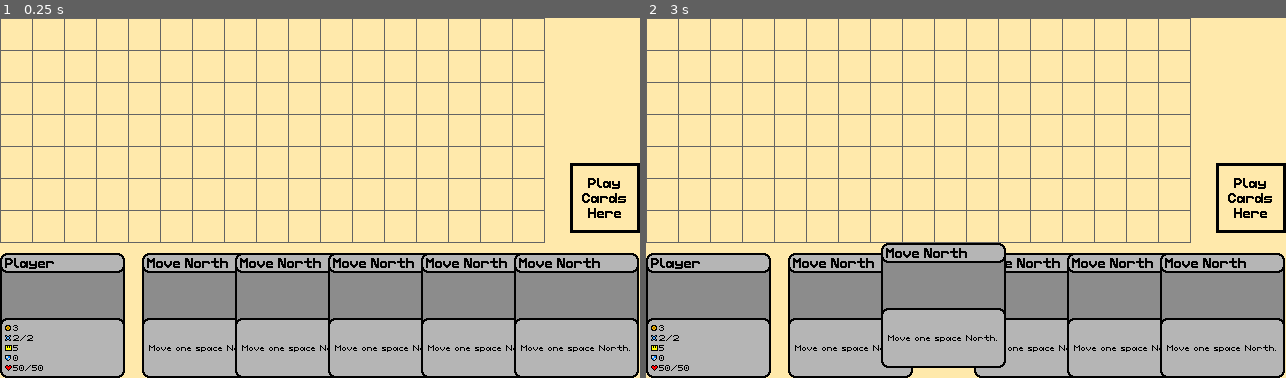
Above: before the commit, frames 1-2 (left to right).
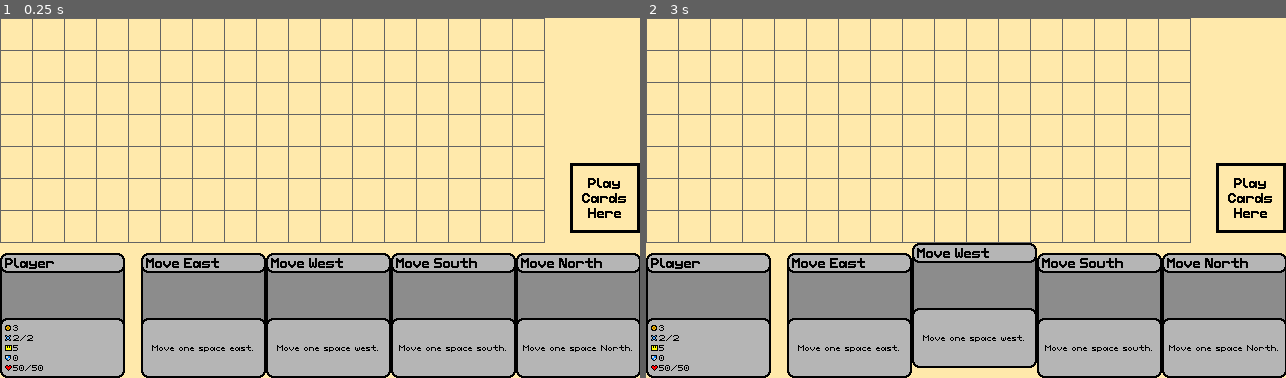
Above: after the commit, the same moments.

Repository: CattacoCattaco/Card-Based-Survival
Game: Godot game, scene res://game_scene/map/map.tscn
Same seed, same stepped clock (60 frames per second), same inputs: the game is played once before the commit and once after it.
Inputs (mouse positions are in pixels of both pictures, inside the frame that each line leads up to):
- Up to frame 1 (0.25 s): no input
- Up to frame 2 (3 s): tap Enter at 0.5, 2 s; move the mouse to (1106, 180) at 0.52 s; tap Space at 1.25, 2.75 s; move the mouse to (838, 216) at 1.27 s; move the mouse to (1030, 118) at 2.02 s; move the mouse to (934, 270) at 2.77 s

The runs differ from the first frame. In frame 1, 2.4% of the frame differs, in the area x 22-100%, y 65-100%; in frame 2, 3.5%, in the area x 22-100%, y 62-100%.

Commit message:
Create PlayerDeckManager
• Created a class which keeps track of the used and unused cards in the player's deck to figure out what to draw.

Diff:
--- a/card/action_card/action_card.gd
+++ b/card/action_card/action_card.gd
@@ -4,7 +4,7 @@
 const CARD_SCENE: PackedScene = preload("res://card/action_card/action_card.tscn")
 
 @export var effect_label: Label
-@export var position_offset_control: Control
+@export var position_offset_control: ActionCardPositionOffset
 
 var is_dragging: bool
 
@@ -51,6 +51,7 @@
 
 func play() -> void:
 	hand.cards.erase(self)
+	hand.deck_manager.used_cards.append(data)
 
 	hand.draw_cards(1)
 
--- a/card/action_card/action_card.tscn
+++ b/card/action_card/action_card.tscn
@@ -7,6 +7,7 @@
 [ext_resource type="Script" uid="uid://crwjv2nkyqlr1" path="res://card/action_card/position_offset.gd" id="3_olg7m"]
 [ext_resource type="Theme" uid="uid://c32yt3yx6glwi" path="res://card/text_normal.tres" id="4_olg7m"]
 [ext_resource type="Texture2D" uid="uid://dugl8dm6yjr6p" path="res://card/card_highlight.png" id="6_mm3vo"]
+[ext_resource type="Texture2D" uid="uid://dmqapvxh6u4jq" path="res://card/art_box_empty.png" id="7_7vgws"]
 
 [node name="ActionCard" type="Control" node_paths=PackedStringArray("effect_label", "position_offset_control", "name_label", "highlight_sprite")]
 custom_minimum_size = Vector2(125, 125)
@@ -39,6 +40,11 @@
 text = "Health Potion"
 metadata/_edit_use_anchors_ = true
 
+[node name="ArtBox" type="Sprite2D" parent="PositionOffset/CardFrame"]
+position = Vector2(2, 20)
+texture = ExtResource("7_7vgws")
+centered = false
+
 [node name="EffectLabel" type="Label" parent="PositionOffset/CardFrame"]
 offset_left = 4.0
 offset_top = 70.0
--- a/card/action_card/position_offset.gd
+++ b/card/action_card/position_offset.gd
@@ -1,4 +1,4 @@
-class_name PositionOffset
+class_name ActionCardPositionOffset
 extends Control
 
 @export var action_card: ActionCard
@@ -13,7 +13,7 @@
 	set_drag_preview(preview)
 	action_card.hand.play_zone.drag_preview = preview
 
-	hide()
+	action_card.hide()
 	action_card.is_dragging = true
 
 	action_card.hand.play_zone.drag_hapenning = true
--- a/card/character_card/character_card.gd
+++ b/card/character_card/character_card.gd
@@ -7,7 +7,8 @@
 @export var energy_label: Label
 @export var money_label: Label
 
-@export var deck: Array[ActionData]
+@export var fight_deck: Array[ActionData]
+@export var movement_deck: Array[ActionData]
 
 var current_health: int
 var current_energy: int
--- a/card/character_card/character_card.tscn
+++ b/card/character_card/character_card.tscn
@@ -1,13 +1,20 @@
-[gd_scene load_steps=10 format=3 uid="uid://b6ewh37v0u6s7"]
+[gd_scene load_steps=17 format=3 uid="uid://b6ewh37v0u6s7"]
 
 [ext_resource type="Script" uid="uid://dhorba14jydwy" path="res://card/character_card/character_card.gd" id="1_0c0xn"]
 [ext_resource type="Texture2D" uid="uid://dn7hp3txwq57o" path="res://card/card_frame.png" id="1_kteoe"]
 [ext_resource type="Theme" uid="uid://b21v52k644p3t" path="res://card/text_bold.tres" id="2_0c0xn"]
+[ext_resource type="Script" uid="uid://cskm55n57jk26" path="res://card_data/action_data/action_data.gd" id="2_0xq84"]
 [ext_resource type="Resource" uid="uid://cc4712hvchri" path="res://card_data/character_data/player.tres" id="2_t6p7o"]
+[ext_resource type="Resource" uid="uid://bjlyo131duohk" path="res://card_data/action_data/punch.tres" id="3_oufd5"]
 [ext_resource type="Theme" uid="uid://c32yt3yx6glwi" path="res://card/text_normal.tres" id="3_t6p7o"]
+[ext_resource type="Resource" uid="uid://cnwrqvqybg5ar" path="res://card_data/action_data/move_north.tres" id="4_pabbr"]
+[ext_resource type="Resource" uid="uid://cigifp8q57epv" path="res://card_data/action_data/move_east.tres" id="5_g5htm"]
 [ext_resource type="Texture2D" uid="uid://y4251yxmobyu" path="res://card/character_card/stats.png" id="5_hoxil"]
 [ext_resource type="Shader" uid="uid://dtfhal85e77hv" path="res://card/color_swap.gdshader" id="6_5dsc1"]
+[ext_resource type="Resource" uid="uid://k6v3jfk17w1d" path="res://card_data/action_data/move_south.tres" id="6_f83ag"]
+[ext_resource type="Resource" uid="uid://bmm14iddl7i1p" path="res://card_data/action_data/move_west.tres" id="7_uyitp"]
 [ext_resource type="Texture2D" uid="uid://dugl8dm6yjr6p" path="res://card/card_highlight.png" id="8_cn0fn"]
+[ext_resource type="Texture2D" uid="uid://dmqapvxh6u4jq" path="res://card/art_box_empty.png" id="8_kteoe"]
 
 [sub_resource type="ShaderMaterial" id="ShaderMaterial_tik55"]
 shader = ExtResource("6_5dsc1")
@@ -24,6 +31,8 @@
 strength_label = NodePath("CardFrame/Stats/StrengthLabel")
 energy_label = NodePath("CardFrame/Stats/EnergyLabel")
 money_label = NodePath("CardFrame/Stats/MoneyLabel")
+fight_deck = Array[ExtResource("2_0xq84")]([ExtResource("3_oufd5"), ExtResource("3_oufd5"), ExtResource("3_oufd5"), ExtResource("3_oufd5"), ExtResource("3_oufd5"), ExtResource("3_oufd5")])
+movement_deck = Array[ExtResource("2_0xq84")]([ExtResource("4_pabbr"), ExtResource("5_g5htm"), ExtResource("6_f83ag"), ExtResource("7_uyitp")])
 name_label = NodePath("CardFrame/NameLabel")
 highlight_sprite = NodePath("CardHighlight")
 data = ExtResource("2_t6p7o")
@@ -39,6 +48,11 @@
 offset_bottom = 16.0
 theme = ExtResource("2_0c0xn")
 text = "A Grizly Bear"
+
+[node name="ArtBox" type="Sprite2D" parent="CardFrame"]
+position = Vector2(2, 20)
+texture = ExtResource("8_kteoe")
+centered = false
 
 [node name="Stats" type="Sprite2D" parent="CardFrame"]
 material = SubResource("ShaderMaterial_tik55")
--- /dev/null
+++ b/card_data/action_data/move_east.tres
@@ -0,0 +1,9 @@
+[gd_resource type="Resource" script_class="ActionData" load_steps=2 format=3 uid="uid://cigifp8q57epv"]
+
+[ext_resource type="Script" uid="uid://cskm55n57jk26" path="res://card_data/action_data/action_data.gd" id="1_f8j36"]
+
+[resource]
+script = ExtResource("1_f8j36")
+effect_text = "Move one space east."
+card_name = "Move East"
+metadata/_custom_type_script = "uid://c2ctgqbjt5773"
--- /dev/null
+++ b/card_data/action_data/move_south.tres
@@ -0,0 +1,9 @@
+[gd_resource type="Resource" script_class="ActionData" load_steps=2 format=3 uid="uid://k6v3jfk17w1d"]
+
+[ext_resource type="Script" uid="uid://cskm55n57jk26" path="res://card_data/action_data/action_data.gd" id="1_0n4r7"]
+
+[resource]
+script = ExtResource("1_0n4r7")
+effect_text = "Move one space south."
+card_name = "Move South"
+metadata/_custom_type_script = "uid://c2ctgqbjt5773"
--- /dev/null
+++ b/card_data/action_data/move_west.tres
@@ -0,0 +1,9 @@
+[gd_resource type="Resource" script_class="ActionData" load_steps=2 format=3 uid="uid://bmm14iddl7i1p"]
+
+[ext_resource type="Script" uid="uid://cskm55n57jk26" path="res://card_data/action_data/action_data.gd" id="1_qt3to"]
+
+[resource]
+script = ExtResource("1_qt3to")
+effect_text = "Move one space west."
+card_name = "Move West"
+metadata/_custom_type_script = "uid://c2ctgqbjt5773"
--- /dev/null
+++ b/game_scene/deck_manager/deck_manager.gd
@@ -0,0 +1,6 @@
+class_name DeckManager
+extends Node
+
+
+func _get_next_card() -> CardData:
+	return CardData.new()
--- /dev/null
+++ b/game_scene/deck_manager/enemy_queue_manager/enemy_queue_manager.gd
@@ -0,0 +1,2 @@
+class_name EnemyQueueManager
+extends DeckManager
--- /dev/null
+++ b/game_scene/deck_manager/player_deck_manager/player_deck_manager.gd
@@ -0,0 +1,32 @@
+class_name PlayerDeckManager
+extends DeckManager
+
+enum Mode {
+	MAP,
+	FIGHT,
+}
+
+@export var player_card: CharacterCard
+@export var mode: Mode
+
+var unused_cards: Array[ActionData] = []
+var used_cards: Array[ActionData] = []
+
+
+func _ready() -> void:
+	match mode:
+		Mode.MAP:
+			unused_cards = player_card.movement_deck.duplicate()
+		Mode.FIGHT:
+			unused_cards = player_card.fight_deck.duplicate()
+
+
+func _get_next_card() -> CardData:
+	if not unused_cards:
+		unused_cards = used_cards
+		used_cards = []
+
+	var chosen_card: ActionData = unused_cards.pick_random()
+	unused_cards.erase(chosen_card)
+
+	return chosen_card
--- a/game_scene/fight/fight.tscn
+++ b/game_scene/fight/fight.tscn
@@ -1,10 +1,11 @@
-[gd_scene load_steps=10 format=3 uid="uid://hexshmnhcweg"]
+[gd_scene load_steps=11 format=3 uid="uid://hexshmnhcweg"]
 
 [ext_resource type="Script" uid="uid://b2rhto30exwma" path="res://game_scene/hand/hand.gd" id="1_ayl5l"]
 [ext_resource type="Resource" uid="uid://bjlyo131duohk" path="res://card_data/action_data/punch.tres" id="2_030u5"]
 [ext_resource type="PackedScene" uid="uid://b6ewh37v0u6s7" path="res://card/character_card/character_card.tscn" id="3_lpkew"]
-[ext_resource type="Script" uid="uid://cskm55n57jk26" path="res://card_data/action_data/action_data.gd" id="4_y0vak"]
+[ext_resource type="Script" uid="uid://hsnp44p8tvqf" path="res://game_scene/deck_manager/player_deck_manager/player_deck_manager.gd" id="4_ayl5l"]
 [ext_resource type="Resource" uid="uid://cixowmwsl1qad" path="res://card_data/character_data/bear.tres" id="5_wb7tg"]
+[ext_resource type="Script" uid="uid://dvrhq6x4i8ojs" path="res://game_scene/deck_manager/enemy_queue_manager/enemy_queue_manager.gd" id="6_030u5"]
 [ext_resource type="Script" uid="uid://dis585a1x5bul" path="res://game_scene/play_zone/play_zone.gd" id="6_u5tag"]
 [ext_resource type="Texture2D" uid="uid://c6g3lgar20iu2" path="res://game_scene/play_zone/play_region_frame_off.png" id="7_vy1pm"]
 [ext_resource type="Theme" uid="uid://b21v52k644p3t" path="res://card/text_bold.tres" id="8_wcsgf"]
@@ -50,7 +51,11 @@
 offset_top = -125.0
 offset_right = 125.0
 grow_vertical = 0
-deck = Array[ExtResource("4_y0vak")]([ExtResource("2_030u5"), ExtResource("2_030u5"), ExtResource("2_030u5"), ExtResource("2_030u5"), ExtResource("2_030u5"), ExtResource("2_030u5")])
+
+[node name="PlayerDeckManager" type="Node" parent="PlayerCard" node_paths=PackedStringArray("player_card")]
+script = ExtResource("4_ayl5l")
+player_card = NodePath("..")
+mode = 1
 
 [node name="EnemyHolder" type="HBoxContainer" parent="." node_paths=PackedStringArray("play_zone")]
 custom_minimum_size = Vector2(640, 125)
@@ -65,6 +70,10 @@
 max_separation = 20
 default_card = ExtResource("5_wb7tg")
 play_zone = NodePath("../PlayZone")
+
+[node name="EnemyQueueManager" type="Node" parent="EnemyHolder"]
+script = ExtResource("6_030u5")
+metadata/_custom_type_script = "uid://cnqid5mmpep1t"
 
 [node name="PlayZone" type="Control" parent="." node_paths=PackedStringArray("frame_sprite", "label")]
 custom_minimum_size = Vector2(70, 70)
--- a/game_scene/hand/hand.gd
+++ b/game_scene/hand/hand.gd
@@ -6,10 +6,11 @@
 @export var cards: Array[Card] = []
 @export var default_card: CardData
 @export var play_zone: PlayZone
+@export var deck_manager: DeckManager
 
 
 func _ready() -> void:
-	draw_cards(5)
+	draw_cards(4)
 
 
 func draw_cards(amount: int) -> void:
@@ -26,7 +27,7 @@
 	cards.append(card)
 
 	card.hand = self
-	card._load_data(default_card)
+	card._load_data(deck_manager._get_next_card())
 
 
 func recalc_card_separation() -> void:
--- a/game_scene/map/map.tscn
+++ b/game_scene/map/map.tscn
@@ -1,10 +1,9 @@
-[gd_scene load_steps=16 format=4 uid="uid://nanh5p0m00y3"]
+[gd_scene load_steps=15 format=4 uid="uid://nanh5p0m00y3"]
 
 [ext_resource type="Texture2D" uid="uid://bsbp37hweews" path="res://game_scene/map/map_tile_bg.png" id="1_j10tu"]
 [ext_resource type="Texture2D" uid="uid://dsxmykffeo0p6" path="res://game_scene/map/map_tile_frame.png" id="2_cjxfg"]
 [ext_resource type="PackedScene" uid="uid://b6ewh37v0u6s7" path="res://card/character_card/character_card.tscn" id="2_x2tlu"]
-[ext_resource type="Script" uid="uid://cskm55n57jk26" path="res://card_data/action_data/action_data.gd" id="3_cjxfg"]
-[ext_resource type="Resource" uid="uid://bjlyo131duohk" path="res://card_data/action_data/punch.tres" id="4_mul44"]
+[ext_resource type="Script" uid="uid://hsnp44p8tvqf" path="res://game_scene/deck_manager/player_deck_manager/player_deck_manager.gd" id="3_mul44"]
 [ext_resource type="Script" uid="uid://b2rhto30exwma" path="res://game_scene/hand/hand.gd" id="5_fqlyv"]
 [ext_resource type="Script" uid="uid://dis585a1x5bul" path="res://game_scene/play_zone/play_zone.gd" id="6_cx7ym"]
 [ext_resource type="Resource" uid="uid://cnwrqvqybg5ar" path="res://card_data/action_data/move_north.tres" id="6_x2tlu"]
@@ -60,9 +59,12 @@
 offset_top = -125.0
 offset_right = 125.0
 grow_vertical = 0
-deck = Array[ExtResource("3_cjxfg")]([ExtResource("4_mul44"), ExtResource("4_mul44"), ExtResource("4_mul44"), ExtResource("4_mul44"), ExtResource("4_mul44"), ExtResource("4_mul44")])
 
-[node name="Hand" type="HBoxContainer" parent="." node_paths=PackedStringArray("play_zone")]
+[node name="PlayerDeckManager" type="Node" parent="PlayerCard" node_paths=PackedStringArray("player_card")]
+script = ExtResource("3_mul44")
+player_card = NodePath("..")
+
+[node name="Hand" type="HBoxContainer" parent="." node_paths=PackedStringArray("play_zone", "deck_manager")]
 custom_minimum_size = Vector2(500, 125)
 layout_mode = 1
 anchors_preset = 3
@@ -80,6 +82,7 @@
 script = ExtResource("5_fqlyv")
 default_card = ExtResource("6_x2tlu")
 play_zone = NodePath("../PlayZone")
+deck_manager = NodePath("../PlayerCard/PlayerDeckManager")
 
 [node name="PlayZone" type="Control" parent="." node_paths=PackedStringArray("frame_sprite", "label")]
 custom_minimum_size = Vector2(70, 70)
Not shown: 1 places in card/action_card/action_card.tscn that only renumber resources
Not shown, added: game_scene/deck_manager/deck_manager.gd.uid
Not shown, added: game_scene/deck_manager/enemy_queue_manager/enemy_queue_manager.gd.uid
Not shown, added: game_scene/deck_manager/player_deck_manager/player_deck_manager.gd.uid
Binary file added: game_scene/map/map_objects/map_objects.png
Not shown, added: game_scene/map/map_objects/map_objects.png.import
